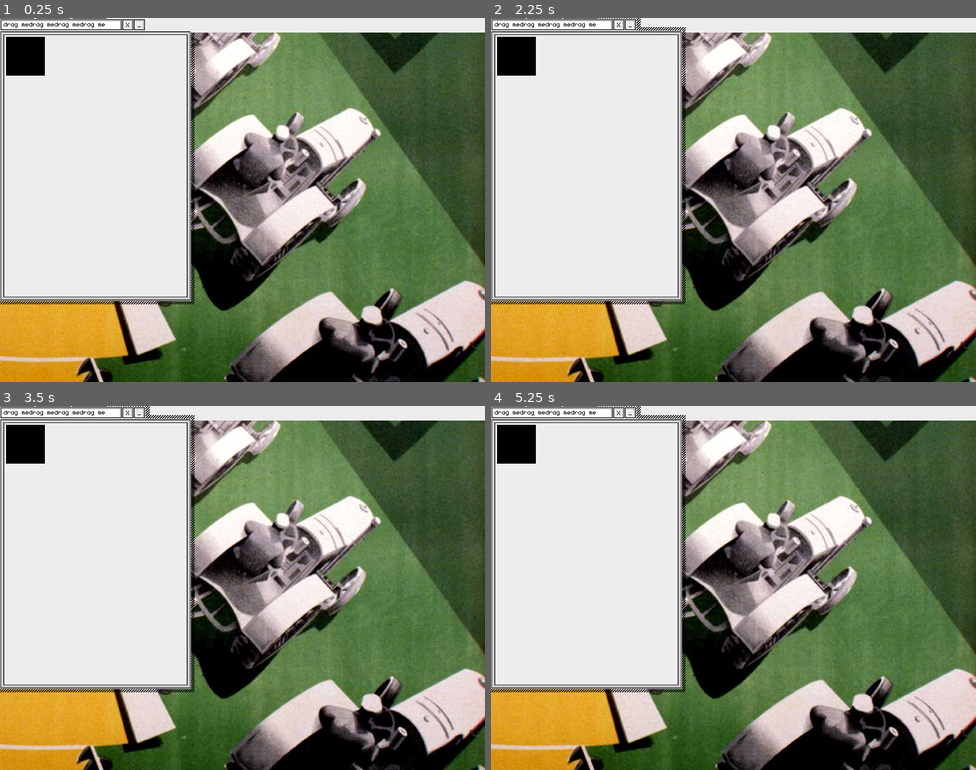
Above: before the commit, frames 1-4 (two rows, left to right).
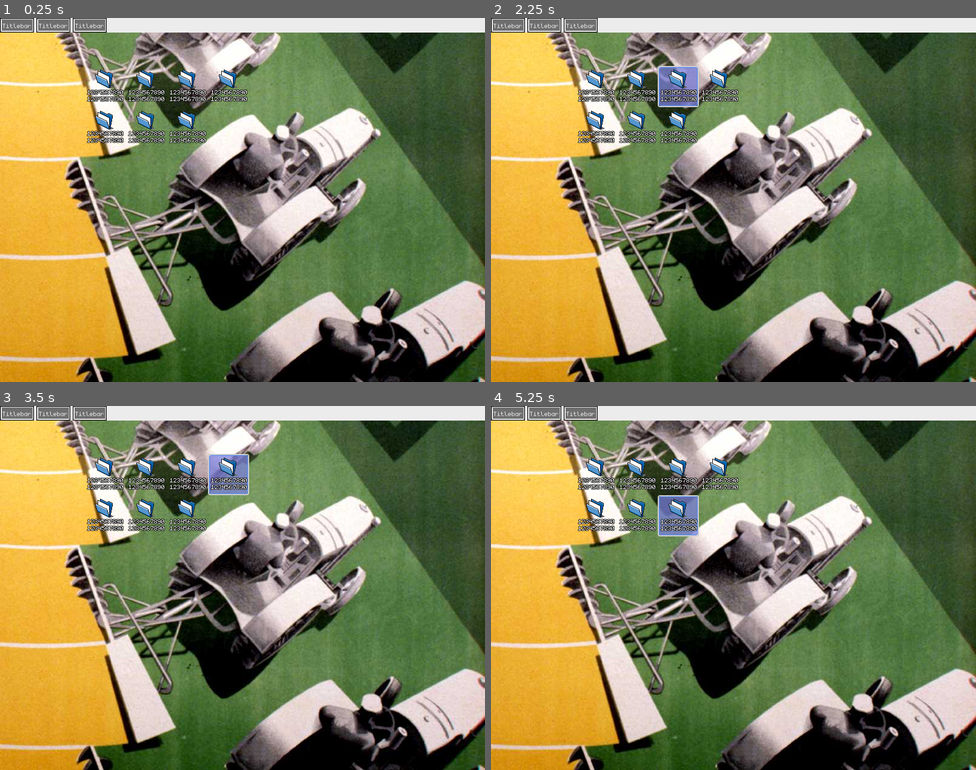
Above: after the commit, the same moments.

Repository: Brin-o/Mold
Game: Godot game, scene res://demo.tscn
Same seed, same stepped clock (60 frames per second), same inputs: the game is played once before the commit and once after it.
Inputs (mouse positions are in pixels of both pictures, inside the frame that each line leads up to):
- Up to frame 1 (0.25 s): no input
- Up to frame 2 (2.25 s): click (597, 87) at 0.5 s, where only the run after the commit has a clickable "1234567890 1234567890"; click (636, 87) at 1.25 s, where only the run after the commit has a clickable "1234567890 1234567890"; click (680, 87) at 2 s, where only the run after the commit has a clickable "1234567890 1234567890"
- Up to frame 3 (3.5 s): click (227, 475) at 2.75 s, where only the run after the commit has a clickable "1234567890 1234567890"
- Up to frame 4 (5.25 s): click (597, 515) at 3.5 s, where only the run after the commit has a clickable "1234567890 1234567890"; click (636, 515) at 4.25 s, where only the run after the commit has a clickable "1234567890 1234567890"; click (680, 515) at 5 s, where only the run after the commit has a clickable "1234567890 1234567890"

The runs differ from the first frame. In frame 1, 29% of the frame differs, in the area x 0-51%, y 0-79%; in frame 2, 29%; in frame 3, 29%, in the area x 0-52%, y 0-79%; in frame 4, 29%.
Error in both runs: Attempt to call function 'get_as_text' in base 'null instance' on a null instance. (res://Scripts/window_contents.gd:14)

Commit message:
wip directories

Diff:
--- /dev/null
+++ b/Scenes/folder_icon.tscn
@@ -0,0 +1,56 @@
+[gd_scene load_steps=6 format=3 uid="uid://yonnipy72fjn"]
+
+[ext_resource type="Script" uid="uid://cwwovciohl3ox" path="res://Scripts/icon.gd" id="1_mdltf"]
+[ext_resource type="Texture2D" uid="uid://bb51o6i1mk2w7" path="res://Sprites/folder_blue.png" id="2_7dxum"]
+[ext_resource type="Theme" uid="uid://dggnc44ywb5kn" path="res://myOStheme.tres" id="3_7dxum"]
+
+[sub_resource type="StyleBoxFlat" id="StyleBoxFlat_7dxum"]
+bg_color = Color(0.482353, 0.501961, 0.866667, 0.729412)
+border_width_left = 2
+border_width_top = 2
+border_width_right = 2
+border_width_bottom = 2
+border_color = Color(0.317647, 0.541176, 0.956863, 1)
+border_blend = true
+corner_radius_top_left = 3
+corner_radius_top_right = 3
+corner_radius_bottom_right = 3
+corner_radius_bottom_left = 3
+
+[sub_resource type="StyleBoxEmpty" id="StyleBoxEmpty_4edt4"]
+
+[node name="folder" type="Button"]
+custom_minimum_size = Vector2(64, 64)
+anchors_preset = 15
+anchor_right = 1.0
+anchor_bottom = 1.0
+offset_right = -1536.0
+offset_bottom = -1136.0
+grow_horizontal = 2
+grow_vertical = 2
+theme_type_variation = &"Icon"
+theme_override_styles/hover = SubResource("StyleBoxFlat_7dxum")
+theme_override_styles/normal = SubResource("StyleBoxEmpty_4edt4")
+script = ExtResource("1_mdltf")
+
+[node name="TextureRect" type="TextureRect" parent="."]
+layout_mode = 0
+offset_left = 14.5
+offset_top = 3.0
+offset_right = 46.5
+offset_bottom = 35.0
+texture = ExtResource("2_7dxum")
+
+[node name="Label" type="Label" parent="."]
+layout_mode = 0
+offset_left = 2.5
+offset_top = 34.0
+offset_right = 62.5
+offset_bottom = 63.0
+theme = ExtResource("3_7dxum")
+theme_override_colors/font_outline_color = Color(0, 0, 0, 1)
+theme_override_constants/line_spacing = -2
+theme_override_constants/shadow_offset_y = 0
+theme_override_constants/outline_size = 3
+text = "1234567890
+1234567890"
--- a/Scenes/icon.tscn
+++ b/Scenes/icon.tscn
@@ -1,12 +1,36 @@
-[gd_scene load_steps=2 format=3 uid="uid://0vajpje4e6dx"]
+[gd_scene load_steps=4 format=3 uid="uid://0vajpje4e6dx"]
 
 [ext_resource type="Script" uid="uid://cwwovciohl3ox" path="res://Scripts/icon.gd" id="1_7vlay"]
+[ext_resource type="Texture2D" uid="uid://bg4d6gaufbqwc" path="res://Sprites/File_Text_32.png" id="2_mremn"]
+[ext_resource type="Theme" uid="uid://dggnc44ywb5kn" path="res://myOStheme.tres" id="3_udduw"]
 
 [node name="icon" type="Control"]
+custom_minimum_size = Vector2(64, 64)
 layout_mode = 3
-anchors_preset = 15
 anchor_right = 1.0
 anchor_bottom = 1.0
+offset_right = -1536.0
+offset_bottom = -1136.0
 grow_horizontal = 2
 grow_vertical = 2
 script = ExtResource("1_7vlay")
+
+[node name="TextureRect" type="TextureRect" parent="."]
+offset_left = 14.5
+offset_top = 3.0
+offset_right = 46.5
+offset_bottom = 35.0
+texture = ExtResource("2_mremn")
+
+[node name="Label" type="Label" parent="."]
+offset_left = 2.5
+offset_top = 34.0
+offset_right = 62.5
+offset_bottom = 63.0
+theme = ExtResource("3_udduw")
+theme_override_colors/font_outline_color = Color(0, 0, 0, 1)
+theme_override_constants/line_spacing = -2
+theme_override_constants/shadow_offset_y = 0
+theme_override_constants/outline_size = 3
+text = "1234567890
+1234567890"
--- a/Scenes/ls.tscn
+++ b/Scenes/ls.tscn
@@ -1,9 +1,10 @@
-[gd_scene load_steps=3 format=3 uid="uid://c6ugirq113rpc"]
+[gd_scene load_steps=4 format=3 uid="uid://c6ugirq113rpc"]
 
 [ext_resource type="Script" uid="uid://cbled8p3xi4ts" path="res://ls.gd" id="1_hluij"]
 [ext_resource type="PackedScene" uid="uid://0vajpje4e6dx" path="res://Scenes/icon.tscn" id="2_hamj4"]
+[ext_resource type="PackedScene" uid="uid://yonnipy72fjn" path="res://Scenes/folder_icon.tscn" id="3_nvqk4"]
 
-[node name="Root" type="Control"]
+[node name="Desktop" type="Control"]
 layout_mode = 3
 anchors_preset = 15
 anchor_right = 1.0
@@ -12,3 +13,4 @@
 grow_vertical = 2
 script = ExtResource("1_hluij")
 icon_scene = ExtResource("2_hamj4")
+folder_scene = ExtResource("3_nvqk4")
--- a/Scenes/window.tscn
+++ b/Scenes/window.tscn
@@ -19,7 +19,6 @@
 script = ExtResource("1_0slyu")
 
 [node name="Titlebar" parent="." instance=ExtResource("1_hjewq")]
-z_as_relative = true
 layout_mode = 0
 offset_left = -0.5
 offset_top = 1.0
--- a/Scripts/icon.gd
+++ b/Scripts/icon.gd
@@ -1,3 +1,3 @@
-class_name Icon extends Control
+class_name Icon extends Button
 
 var  file_path : String
--- a/demo.tscn
+++ b/demo.tscn
@@ -1,10 +1,11 @@
-[gd_scene load_steps=6 format=3 uid="uid://dl7u1gj7xawq2"]
+[gd_scene load_steps=7 format=3 uid="uid://dl7u1gj7xawq2"]
 
 [ext_resource type="Texture2D" uid="uid://ccd6ypl6u2xix" path="res://Sprites/MO_WALL.JPG" id="1_5hfv0"]
 [ext_resource type="PackedScene" uid="uid://bi3cqwsqi01u2" path="res://Scenes/window.tscn" id="2_0bhed"]
 [ext_resource type="Script" uid="uid://66yaun8bbg7" path="res://Scripts/top_bar.gd" id="2_c6xj6"]
 [ext_resource type="Script" uid="uid://dg6utj5k25ubf" path="res://Scripts/manager_windows.gd" id="2_m0rpm"]
 [ext_resource type="Texture2D" uid="uid://ck43j05056ff0" path="res://Sprites/window_border_outer_slim.png" id="3_6bw2v"]
+[ext_resource type="PackedScene" uid="uid://yonnipy72fjn" path="res://Scenes/folder_icon.tscn" id="6_kem5a"]
 
 [node name="Control" type="Control"]
 layout_mode = 3
@@ -15,9 +16,11 @@
 
 [node name="BG" type="TextureRect" parent="."]
 z_index = -5
+layout_mode = 0
 offset_right = 800.0
 offset_bottom = 600.0
 texture = ExtResource("1_5hfv0")
+metadata/_edit_lock_ = true
 
 [node name="AudioStreamPlayer" type="AudioStreamPlayer" parent="."]
 
@@ -38,6 +41,7 @@
 grow_horizontal = 2
 color = Color(0.925734, 0.925734, 0.925734, 1)
 script = ExtResource("2_c6xj6")
+metadata/_edit_lock_ = true
 
 [node name="PillContainer" type="HBoxContainer" parent="TopBar"]
 layout_mode = 1
@@ -64,11 +68,13 @@
 patch_margin_bottom = 3
 
 [node name="ManagerWindows" type="Control" parent="."]
+visible = false
 layout_mode = 3
 anchors_preset = 0
 offset_right = 40.0
 offset_bottom = 40.0
 script = ExtResource("2_m0rpm")
+metadata/_edit_lock_ = true
 
 [node name="Window" parent="ManagerWindows" instance=ExtResource("2_0bhed")]
 layout_mode = 1
@@ -90,3 +96,32 @@
 offset_top = 60.0
 offset_right = 344.0
 offset_bottom = 20.0
+
+[node name="GridContainer" type="GridContainer" parent="."]
+layout_mode = 0
+offset_left = 141.0
+offset_top = 81.0
+offset_right = 281.0
+offset_bottom = 221.0
+columns = 4
+
+[node name="icon2" parent="GridContainer" instance=ExtResource("6_kem5a")]
+layout_mode = 2
+
+[node name="icon3" parent="GridContainer" instance=ExtResource("6_kem5a")]
+layout_mode = 2
+
+[node name="icon4" parent="GridContainer" instance=ExtResource("6_kem5a")]
+layout_mode = 2
+
+[node name="icon5" parent="GridContainer" instance=ExtResource("6_kem5a")]
+layout_mode = 2
+
+[node name="icon6" parent="GridContainer" instance=ExtResource("6_kem5a")]
+layout_mode = 2
+
+[node name="icon7" parent="GridContainer" instance=ExtResource("6_kem5a")]
+layout_mode = 2
+
+[node name="icon8" parent="GridContainer" instance=ExtResource("6_kem5a")]
+layout_mode = 2
--- a/ls.gd
+++ b/ls.gd
@@ -1,11 +1,30 @@
 extends Control
 
 @export var icon_scene : PackedScene
+@export var folder_scene : PackedScene
+var root_path = "res://Texts"
 
 func _ready():
-	var dir := DirAccess.open("res://Texts")
+	add_folders()
+		#print("ENTERING FOLDER: " + folder)
+		#var folder_path :String = root_path + "/" + folder
+		#display_folder_files(folder_path)
+	add_folder_files(root_path) #display root folder first
+
+func add_folders(dir_path = "res://Texts", folder_parent = self):
+	var dir := DirAccess.open(dir_path)
+	for folder: String in dir.get_directories():
+		print("ADDING FOLDER: " + folder)
+		var target_folder = folder_scene.instantiate()
+		target_folder.name = folder
+		folder_parent.add_child(target_folder)
+		var folder_path = dir_path + "/" + folder
+		add_folder_files(folder_path, target_folder)
+	pass
+
+func add_folder_files(dir_path = "res://Texts", icon_parent = self):
+	var dir := DirAccess.open(dir_path)
 	if dir == null: printerr("Could not open folder"); return
-	print(dir.get_files())
 	for file: String in dir.get_files():
 		if (file.contains(".import") == false):
 			print("ADDING:")
@@ -13,5 +32,6 @@
 			print("--------")
 			var icon : Icon = icon_scene.instantiate()
 			icon.name = file + "_icon"
-			add_child(icon)
+			icon_parent.add_child(icon)
 			icon.file_path = "res://Texts/" + file
+	pass
Not shown, added: Sprites/File_Task_32.png.import
Not shown, added: Sprites/File_Text_32.png.import
Binary file added: Sprites/folder.png
Not shown, added: Sprites/folder.png.import
Not shown, added: Sprites/folder6.png.import
Binary file added: Sprites/folder_blue.png
Not shown, added: Sprites/folder_blue.png.import
Binary file added: Sprites/x-office-address-book.png
Not shown, added: Sprites/x-office-address-book.png.import
